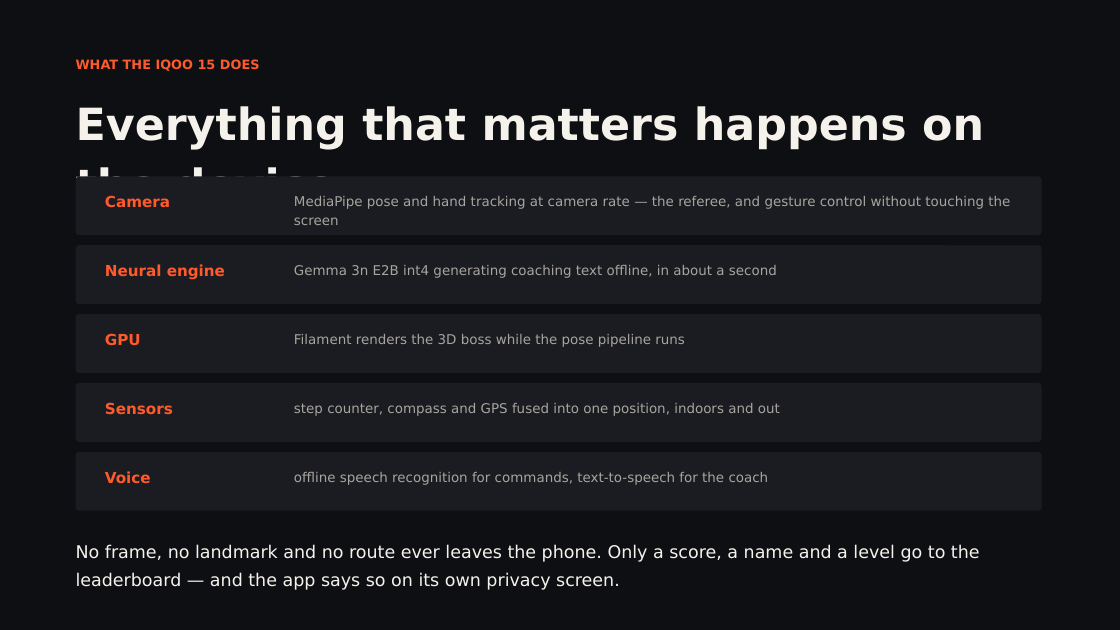
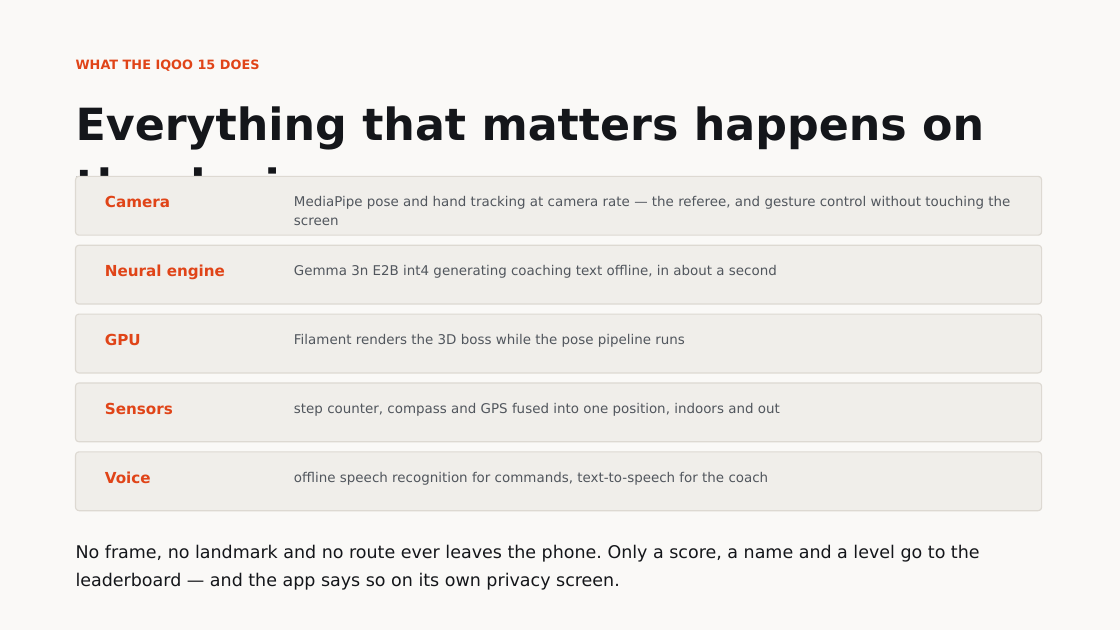
Before and after one commit to omkarrr88/ClashFit, a slide deck: slide 10 of ClashFit.pptx. Drawn at 1120x630 pixels with LibreOffice and Linux fonts; fonts in the diff are those of the drawing. Boxes give left, top, right and bottom in pixels: in the first picture for what was removed or moved away, otherwise in the second. Text is boxed around its words. In the diff, an @@ line names an element or a change of style, - is before the commit and + after.

```diff
--- a/ClashFit.pptx
+++ b/ClashFit.pptx
@@ rectangle at [0,0,1120,630]: fill #0E0F12 to #FAF9F7 @@
@@ text "Everything that matters happens on ..." at [76,106,984,209]: text colour #F5F2EC to #14161A @@
@@ fill #1B1C21 to #F0EEEA; outline none to #DDD9D2 1 pt in 5 elements at [76,176,1042,235], [76,245,1042,304], [76,314,1042,373], [76,383,1042,442], [76,452,1042,511] @@
@@ text colour #FF5A2C to #E04418 in 6 elements at [76,59,260,71], [105,195,170,208], [105,264,225,280], [105,333,141,346], [105,402,173,415], [105,471,151,484] @@
@@ text colour #A8A59F to #51565D in 5 elements at [294,196,1010,225], [294,265,777,278], [294,334,685,347], [294,403,780,416], [294,472,769,485] @@
@@ text "No frame, no landmark and ..." at [76,544,980,590]: text colour #F5F2EC to #14161A @@
```
Also in this commit, not shown: 9 other slides changed, 2 other files.
